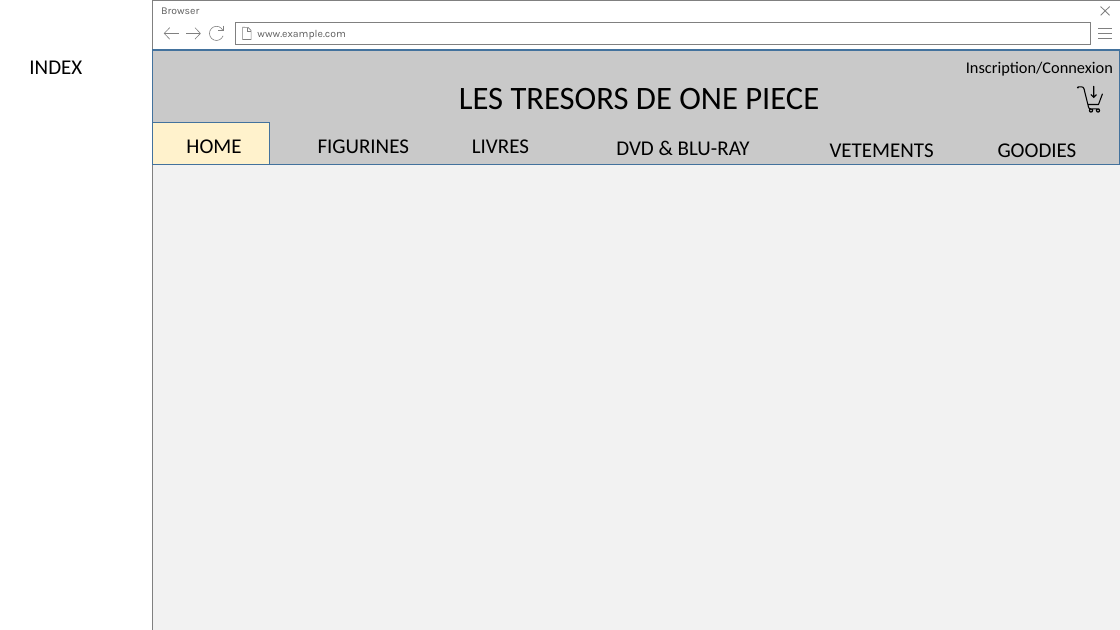
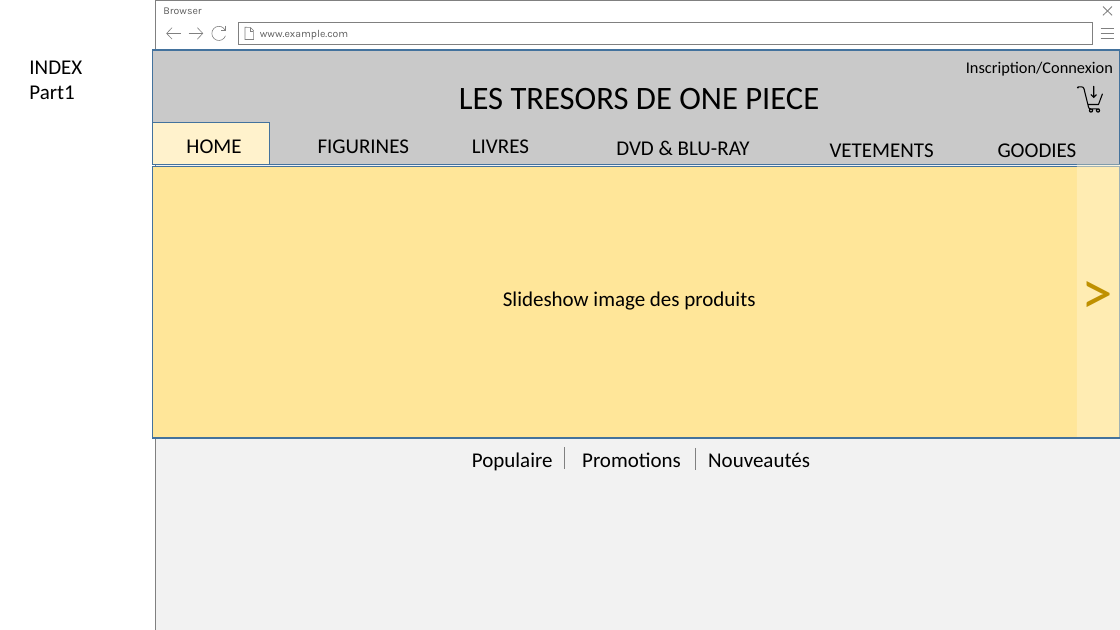
Before and after one commit to gui-lef/Groupe6, a slide deck: slide 1 of ProjetStage/MaquetteProjetStage.pptx. Drawn at 1120x630 pixels with LibreOffice and Linux fonts; fonts in the diff are those of the drawing. Boxes give left, top, right and bottom in pixels: in the first picture for what was removed or moved away, otherwise in the second. Text is boxed around its words. In the diff, an @@ line names an element or a change of style, - is before the commit and + after.

Commit message:
index part2

```diff
--- a/ProjetStage/MaquetteProjetStage.pptx
+++ b/ProjetStage/MaquetteProjetStage.pptx
@@ outline redrawn in 6 elements at bbox=[166, 28, 181, 39], bbox=[1101, 29, 1114, 39], bbox=[245, 28, 254, 40], bbox=[189, 28, 203, 39], bbox=[211, 25, 225, 41], bbox=[1103, 7, 1112, 15] @@
@@ text at bbox=[29, 60, 82, 99]: text changed @@
-INDEX
+INDEX Part1
@@ rectangle added at bbox=[153, 166, 1120, 439], fill #FFE699, outline #43739E 1 pt @@
@@ rectangle added at bbox=[1077, 165, 1120, 437], fill #FFF2CC at 50% opacity @@
@@ text added at bbox=[1074, 247, 1120, 332], 54 pt, text #BF9000 @@
+>
@@ text added at bbox=[503, 291, 755, 310], 18 pt, text #000000 @@
+Slideshow image des produits
@@ line added from (564, 447) to (564, 470), #808080 0.5 pt @@
@@ line added from (696, 448) to (696, 470), #808080 0.5 pt @@
@@ text added at bbox=[472, 452, 553, 471], 18 pt, text #000000 @@
+Populaire
@@ text added at bbox=[582, 452, 681, 467], 18 pt, text #000000 @@
+Promotions
@@ text added at bbox=[708, 452, 810, 467], 18 pt, text #000000 @@
+Nouveautés
```
Also in this commit, not shown: 1 slide added.
